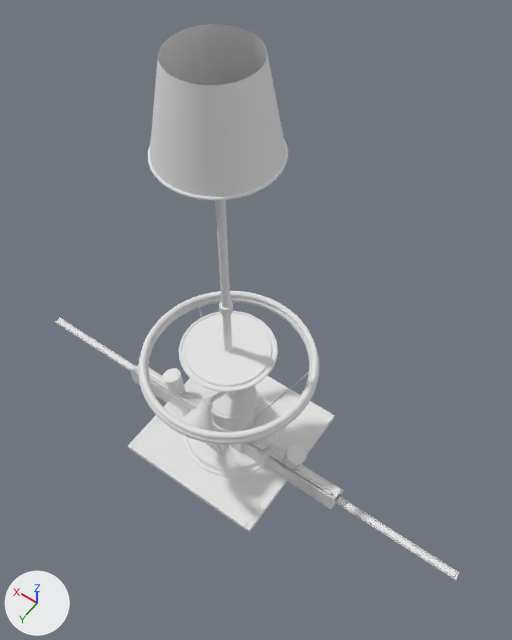
Two versions of the OBJ model src/StellarDriveDemoTFAdvanced/Models/lamps.obj, one commit apart.
Before and after are seen from a camera (50 mm lens) standing at (-0.9, 1.1, 2.57) and looking at (-0.11, -0.02, 0.81). The axes (+X, +Y, +Z) are drawn at lower left. The lights are the same throughout. The picture after the commit comes second. Where no turn or scale is listed for an object, it has been applied to the vertices.

Names of what the first picture shows: 'L7101_Diffuser_cyl.001_Cone.006', 'L7103_Diffuser_cyl_Cone.024', 'L7106_Frame_hull', 'L7110_Diffuser_box_Cube.020', 'L7110_Trim_box.003_Cube.019', 'L7113_Diffuser_cyl_Cone.054', 'L7113_Trim_torus_Torus.002', 'L7116_Diffuser_box_Cube.024', 'L7117_Frame_cyl.001_Cone.072', 'L7117_Trim_cyl.001_Cone.069', 'L7120_Diffuser_torus_Torus.005', 'L7120_Frame_torus_Torus.004' and 39 more.
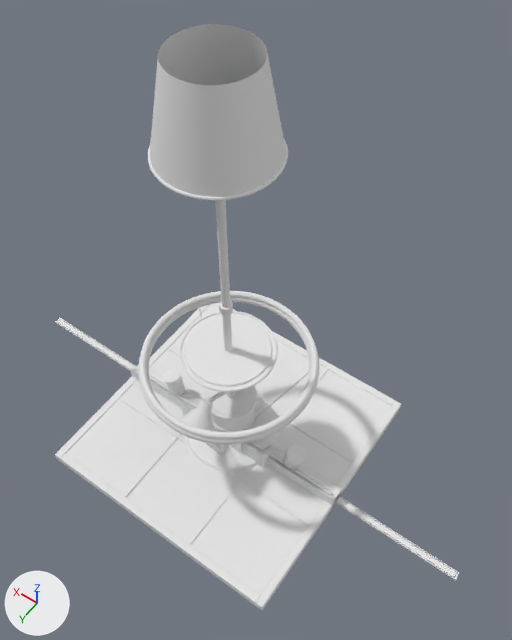
Pixel boxes (x1, y1, x2, y2) of what changed, in the pictures (512 x 640 px):
'L7127_Diffuser_box_Cube.037', added
    after: (66, 304, 391, 595)
'L7127_Trim_box.003_Cube.036', added
    after: (61, 453, 260, 604)
'L7127_Trim_box_Cube.033', added
    after: (255, 401, 401, 609)
'L7127_Trim_box.002_Cube.035', added
    after: (55, 304, 211, 460)
'L7127_Trim_box.001_Cube.034', added
    after: (214, 303, 395, 406)
'L7127_Frame_box_Cube.032', added
    after: (56, 408, 400, 610)
'L7127_Trim_box.007_Cube.041', added
    after: (119, 397, 310, 526)
'L7127_Trim_box.004_Cube.038', added
    after: (189, 368, 328, 545)
'L7127_Trim_box.005_Cube.039', added
    after: (167, 347, 353, 462)
'L7127_Trim_box.006_Cube.040', added
    after: (124, 433, 181, 497)
'L7110_Diffuser_box_Cube.020', unchanged, covered by the edit
    before: (135, 379, 328, 523)

Edits to the bpy script that builds the scene:
```text
Add me_l7127_trim_box_006_cube_040:
    me_l7127_trim_box_006_cube_040.from_pydata([(0.153, -0.47, 0.037), (0.153, -0.47, 0.041), (0.153, 0.47, 0.036), (0.153, 0.47, 0.04), (0.161, -0.47, 0.037), (0.161, -0.47, 0.041), (0.161, 0.47, 0.036), (0.161, 0.47, 0.04)], [], [(1, 2, 0), (3, 6, 2), (7, 4, 6), (5, 0, 4), (6, 0, 2), (3, 5, 7), (1, 3, 2), (3, 7, 6), (7, 5, 4), (5, 1, 0), (6, 4, 0), (3, 1, 5)])
    me_l7127_trim_box_006_cube_040.materials.append(mat_l7127_trim)  # white #e7e7e7
Add me_l7127_trim_box_004_cube_038:
    me_l7127_trim_box_004_cube_038.from_pydata([(-0.161, -0.47, 0.037), (-0.161, -0.47, 0.041), (-0.161, 0.47, 0.036), (-0.161, 0.47, 0.04), (-0.153, -0.47, 0.037), (-0.153, -0.47, 0.041), (-0.153, 0.47, 0.036), (-0.153, 0.47, 0.04)], [], [(1, 2, 0), (3, 6, 2), (7, 4, 6), (5, 0, 4), (6, 0, 2), (3, 5, 7), (1, 3, 2), (3, 7, 6), (7, 5, 4), (5, 1, 0), (6, 4, 0), (3, 1, 5)])
    me_l7127_trim_box_004_cube_038.materials.append(mat_l7127_trim)  # white #e7e7e7
Add ob_l7127_trim_box_cube_033:
    ob_l7127_trim_box_cube_033 = bpy.data.objects.new('L7127_Trim_box_Cube.033', me_l7127_trim_box_cube_033)  # 56 vertices, 108 faces; spans x -0.5..-0.47, y -0.5..0.5, z 0.02..0.04; in mat_l7127_trim (white #e7e7e7)
    ob_l7127_trim_box_cube_033.location = (0.0, 0.0, 0.0)
Add ob_l7127_trim_box_007_cube_041:
    ob_l7127_trim_box_007_cube_041 = bpy.data.objects.new('L7127_Trim_box.007_Cube.041', me_l7127_trim_box_007_cube_041)  # a box spanning x -0.47..0.47, y 0.153..0.161, z 0.036..0.04; in mat_l7127_trim (white #e7e7e7)
    ob_l7127_trim_box_007_cube_041.location = (0.0, 0.0, 0.0)
Add ob_l7127_trim_box_006_cube_040:
    ob_l7127_trim_box_006_cube_040 = bpy.data.objects.new('L7127_Trim_box.006_Cube.040', me_l7127_trim_box_006_cube_040)
    ob_l7127_trim_box_006_cube_040.location = (0.0, 0.0, 0.0)
Add ob_l7127_trim_box_005_cube_039:
    ob_l7127_trim_box_005_cube_039 = bpy.data.objects.new('L7127_Trim_box.005_Cube.039', me_l7127_trim_box_005_cube_039)  # a box spanning x -0.47..0.47, y -0.161..-0.153, z 0.037..0.041; in mat_l7127_trim (white #e7e7e7)
    ob_l7127_trim_box_005_cube_039.location = (0.0, 0.0, 0.0)
Add ob_l7127_trim_box_004_cube_038:
    ob_l7127_trim_box_004_cube_038 = bpy.data.objects.new('L7127_Trim_box.004_Cube.038', me_l7127_trim_box_004_cube_038)
    ob_l7127_trim_box_004_cube_038.location = (0.0, 0.0, 0.0)
Add ob_l7127_trim_box_003_cube_036:
    ob_l7127_trim_box_003_cube_036 = bpy.data.objects.new('L7127_Trim_box.003_Cube.036', me_l7127_trim_box_003_cube_036)  # 56 vertices, 108 faces; spans x -0.47..0.47, y 0.47..0.5, z 0.02..0.04; in mat_l7127_trim (white #e7e7e7)
    ob_l7127_trim_box_003_cube_036.location = (0.0, 0.0, 0.0)
Add ob_l7127_trim_box_002_cube_035:
    ob_l7127_trim_box_002_cube_035 = bpy.data.objects.new('L7127_Trim_box.002_Cube.035', me_l7127_trim_box_002_cube_035)  # 56 vertices, 108 faces; spans x 0.47..0.5, y -0.5..0.5, z 0.02..0.04; in mat_l7127_trim (white #e7e7e7)
    ob_l7127_trim_box_002_cube_035.location = (0.0, 0.0, 0.0)
Add ob_l7127_trim_box_001_cube_034:
    ob_l7127_trim_box_001_cube_034 = bpy.data.objects.new('L7127_Trim_box.001_Cube.034', me_l7127_trim_box_001_cube_034)  # 56 vertices, 108 faces; spans x -0.47..0.47, y -0.5..-0.47, z 0.02..0.04; in mat_l7127_trim (white #e7e7e7)
    ob_l7127_trim_box_001_cube_034.location = (0.0, 0.0, 0.0)
Add ob_l7127_frame_box_cube_032:
    ob_l7127_frame_box_cube_032 = bpy.data.objects.new('L7127_Frame_box_Cube.032', me_l7127_frame_box_cube_032)  # 56 vertices, 108 faces; spans x -0.5..0.5, y -0.5..0.5, z 0.0..0.02; in mat_l7127_frame (white #e7e7e7)
    ob_l7127_frame_box_cube_032.location = (0.0, 0.0, 0.0)
Add ob_l7127_diffuser_box_cube_037:
    ob_l7127_diffuser_box_cube_037 = bpy.data.objects.new('L7127_Diffuser_box_Cube.037', me_l7127_diffuser_box_cube_037)  # a box spanning x -0.47..0.47, y -0.47..0.47, z 0.024..0.036; in mat_l7127_diffuser (white #e7e7e7)
    ob_l7127_diffuser_box_cube_037.location = (0.0, 0.0, 0.0)
```
